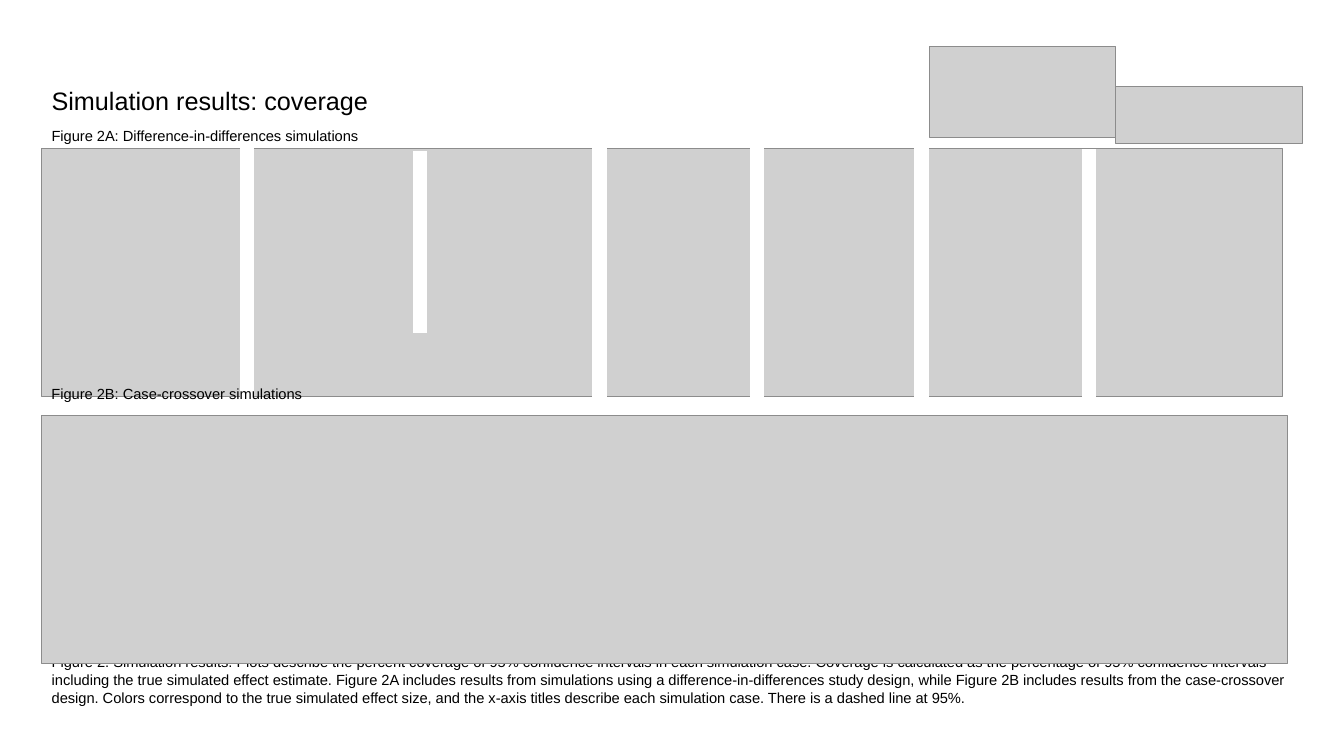
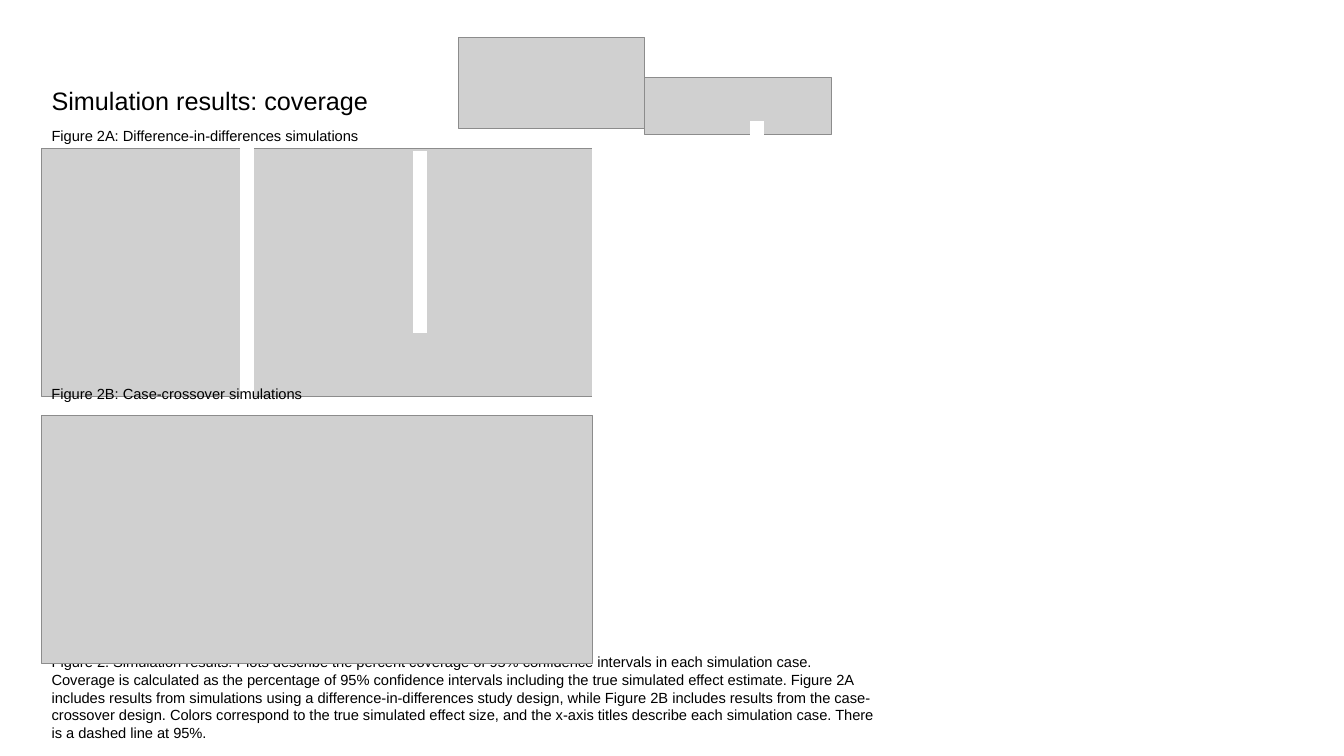
Before and after one commit to heathermcb/power_outage_exposure_simulation, a slide deck: slide 3 of figures/manual figs.pptx (slide 2 before the commit). Drawn at 1344x756 pixels with LibreOffice and Linux fonts; fonts in the diff are those of the drawing; grey boxes stand for pictures. Boxes give left, top, right and bottom in pixels: in the first picture for what was removed or moved away, otherwise in the second. Text is boxed around its words. In the diff, an @@ line names an element or a change of style, - is before the commit and + after.

Commit message:
figure scripts and results

```diff
--- a/figures/manual figs.pptx
+++ b/figures/manual figs.pptx
@@ picture: place and size @@
-picture at (930, 46, 1116, 137)
+picture at (459, 37, 645, 128)
@@ picture: place and size @@
-picture at (1116, 87, 1303, 143)
+picture at (645, 78, 832, 134)
@@ picture: place and size @@
-picture at (41, 148, 1282, 396)
+picture at (41, 148, 599, 396)
@@ picture: place and size @@
-picture at (41, 415, 1288, 663)
+picture at (41, 415, 593, 663)
@@ text "Figure 2: Simulation results. Plots ..." rewrapped from (52, 663, 1284, 706) to (52, 656, 873, 738) @@
```
Also in this commit, not shown: 2 other slides changed, 3 slides added, 14 other files.
